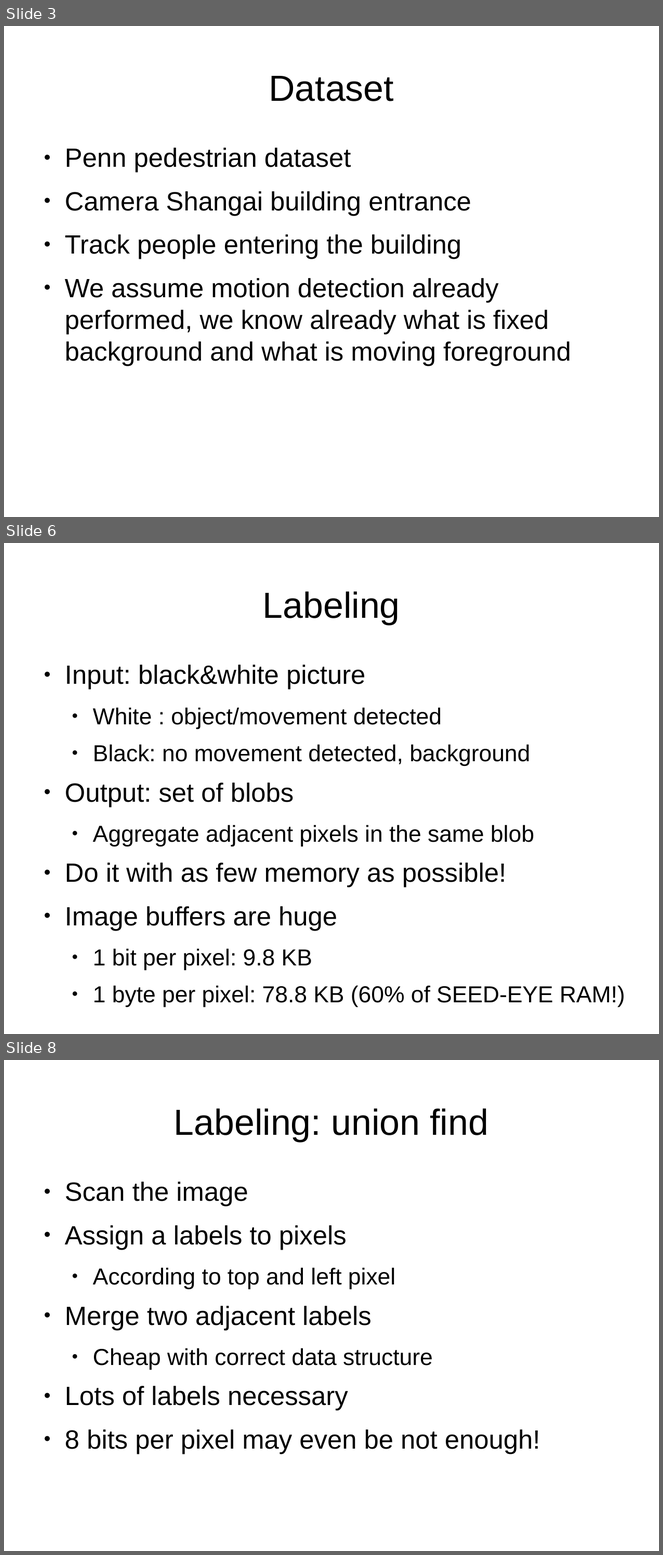
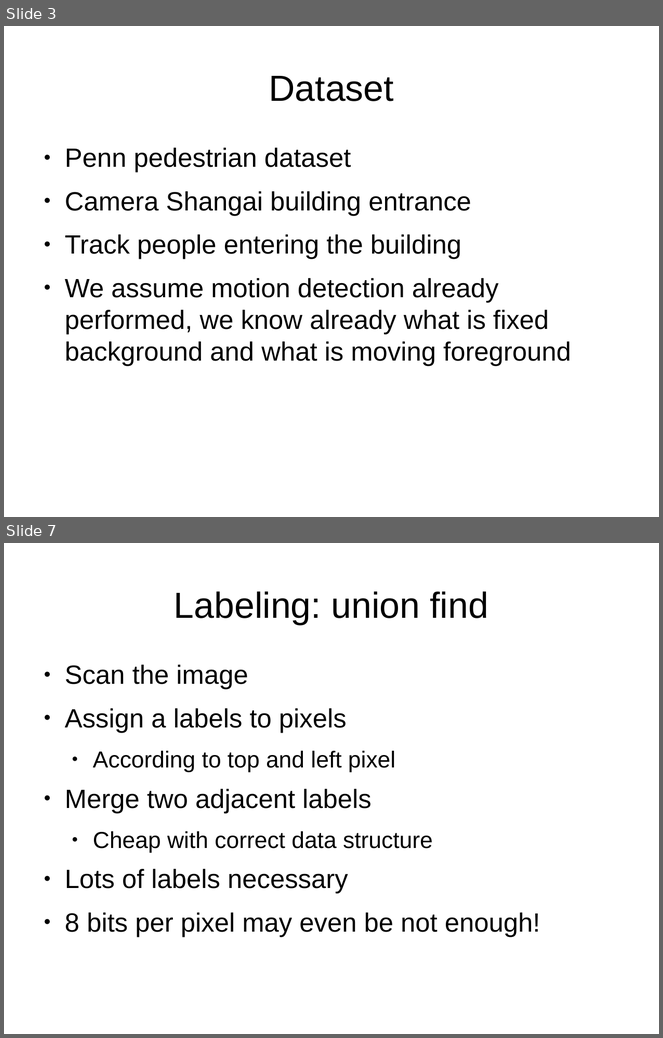
Before and after one commit to 0Chuzz/SNproject, a slide deck: slides.odp. Shown one above the other, each under a label of ours: slides 3, 6 and 8 before the commit, slides 3 and 7 after it; the slides between them are not shown. The pictures are 663x1555 and 663x1038 pixels, drawn with LibreOffice and Linux fonts; fonts in the diff are those of the drawing. Boxes give left, top, right and bottom in pixels: in the first picture for what was removed or moved away, otherwise in the second. Text is boxed around its words. In the diff, an @@ line names an element or a change of style, - is before the commit and + after.

```diff
--- a/slides.odp
+++ b/slides.odp
@@ slide 6 removed at [4, 543, 659, 1034], background #FFFFFF @@
@@ title removed at [263, 591, 400, 625] @@
-Labeling
@@ text removed at [65, 665, 625, 1008] @@
-● Input: black&white picture
-  ● White : object/movement detected
-  ● Black: no movement detected, background
-● Output: set of blobs
-  ● Aggregate adjacent pixels in the same blob
-● Do it with as few memory as possible!
-● Image buffers are huge
-  ● 1 bit per pixel: 9.8 KB
-  ● 1 byte per pixel: 78.8 KB (60% of SEED-EYE RAM!)
@@ what was slide 8 is now slide 7 @@
```
Also in this commit, not shown: 8 slides changed, 35 slides added, 16 other slides removed, 3 other files.
